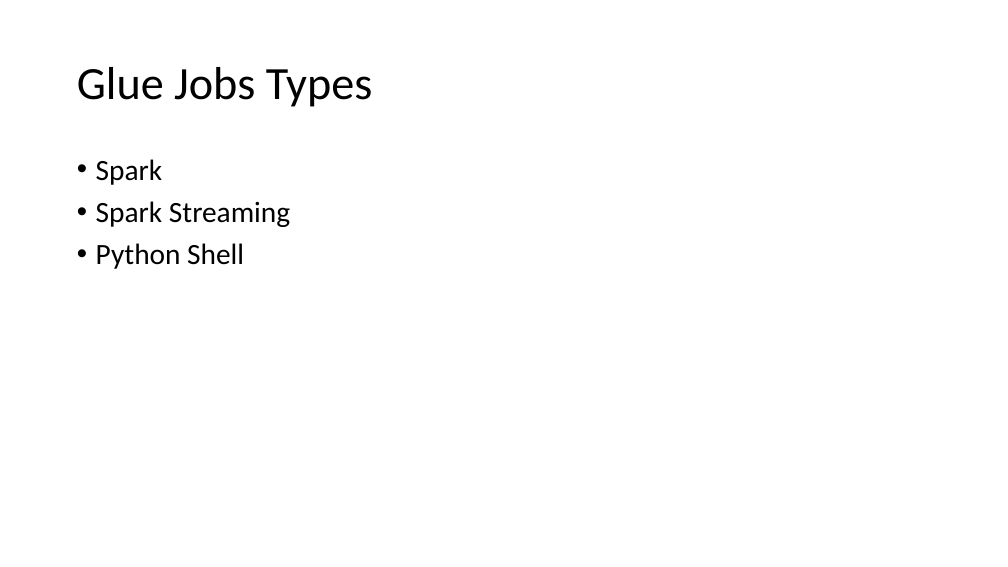
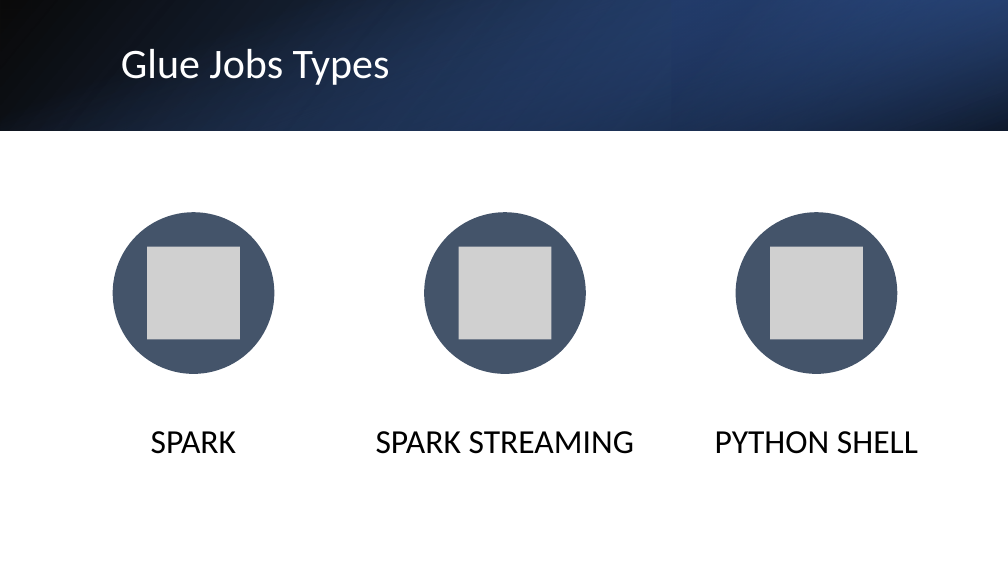
Before and after one commit to kunaldas926/ppt, a slide deck: slide 27 of Presentation1.pptx (slide 20 before the commit). Drawn at 1008x567 pixels with LibreOffice and Linux fonts; fonts in the diff are those of the drawing; grey boxes stand for pictures. Boxes give left, top, right and bottom in pixels: in the first picture for what was removed or moved away, otherwise in the second. Text is boxed around its words. In the diff, an @@ line names an element or a change of style, - is before the commit and + after.

```diff
--- a/Presentation1.pptx
+++ b/Presentation1.pptx
@@ rectangle added at bbox=[0, 0, 1008, 130], fill gradient #000000 to #2F5597 @@
@@ rectangle added at bbox=[0, 0, 1008, 130], fill gradient #4472C4 to #000000 @@
@@ title "Glue Jobs Types": place and size @@
-title "Glue Jobs Types" at bbox=[77, 67, 373, 107]
+title "Glue Jobs Types" at bbox=[121, 49, 390, 85]
@@ title "Glue Jobs Types" at bbox=[121, 49, 390, 85]: size 44 to 40 pt, text colour #000000 to #FFFFFF @@
@@ rectangle added at bbox=[672, 0, 1008, 130], fill gradient #203864 to #4472C4 @@
@@ text removed at bbox=[96, 159, 290, 269] @@
-• Spark
-• Spark Streaming
-• Python Shell
@@ group added at bbox=[113, 212, 918, 454]: 3 ellipses, 3 pictures, 3 texts @@
+SPARK
+SPARK STREAMING
+PYTHON SHELL
```
Also in this commit, not shown: 19 other slides changed, 23 slides added.
